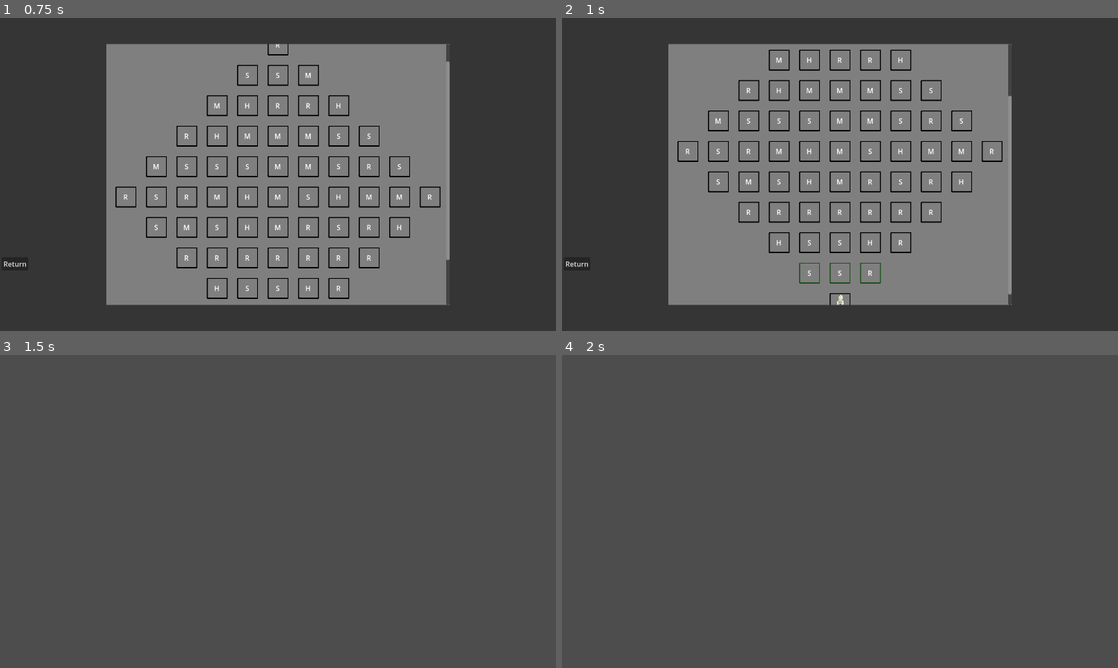
Above: before the commit, frames 1-4 (two rows, left to right).
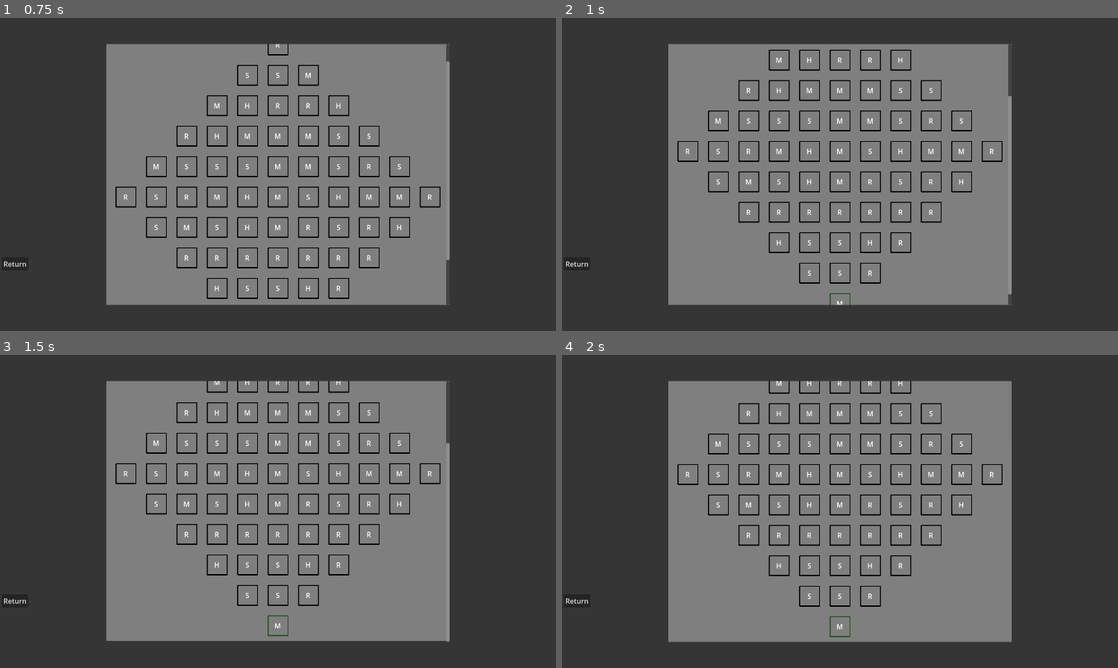
Above: after the commit, the same moments.

Repository: Saplings-Projects/1M_sub
Game: Godot game, scene res://#Scenes/MapUI.tscn
Two runs of this game, one before a commit and one after it. Both use one fixed random seed, a clock stepped at 60 frames per second and the inputs below. This scene is started directly instead of the project's main scene.
Inputs (mouse positions are in pixels of both pictures, inside the frame that each line leads up to):
- Up to frame 1 (0.75 s): tap Enter at 0.5 s; drag from (278, 174) to (333, 105) at 0.52 s
- Up to frame 2 (1 s): no input
- Up to frame 3 (1.5 s): click (250, 583) at 1.27 s
- Up to frame 4 (2 s): no input

Frame 1 is identical in both runs. In frame 2, 0.2% of the frame differs, in the area x 42-58%, y 78-92%; in frame 3, 50%; in frame 4, 51%, in the area x 0-81%, y 8-92%.

Commit message:
Changed player position initialization

Diff:
--- a/Managers/PlayerManager.gd
+++ b/Managers/PlayerManager.gd
@@ -7,33 +7,25 @@
 signal on_player_initialized
 
 var player: Player
-var player_position: Vector2i
+var player_position: Vector2i = Vector2i(-1,-1):
+	set(position):
+		player_position = position
+		is_player_initial_position_set = true
+	get:
+		return player_position
+
+var is_player_initial_position_set: bool
 
 
 func _ready() -> void:
 	player = null
-	MapManager.map_initialized.connect(_set_starting_position)
-
-
-func _set_starting_position() -> void:
-	player_position = _get_starting_position()
+	is_player_initial_position_set = false
 
 
 func set_player(in_player: Player) -> void:
 	player = in_player
 	if player != null:
 		on_player_initialized.emit()
-
-
-func _get_starting_position() -> Vector2i:
-	var current_map_width_array: Array[int] = MapManager.map_width_array
-	var starting_position: Vector2i = Vector2i(0,0)
-
-	var padding_size_first_floor: int = (current_map_width_array.max() - current_map_width_array[0])/2
-
-	starting_position.x = padding_size_first_floor
-
-	return starting_position
 
 
 func is_player_in_room(room: RoomBase) -> bool:
--- a/Map/MapManager.gd
+++ b/Map/MapManager.gd
@@ -1,7 +1,5 @@
 extends Node2D
 ## Class to manage backend for rooms (generation and such)
-
-signal map_initialized
 
 var current_map: MapBase
 var map_width_array: Array[int]
@@ -33,10 +31,11 @@
 	_map.rooms = _grid
 	return _map as MapBase
 
+
 func _ready():
 	map_width_array = [1, 3, 5, 7, 9, 11, 9, 7, 5, 3, 1]
 	current_map = create_map(map_width_array)
-	map_initialized.emit()
+
 
 func is_map_initialized() -> bool:
 	return current_map != null
--- a/UI/MapUI.gd
+++ b/UI/MapUI.gd
@@ -27,7 +27,12 @@
 
 	var current_map: MapBase = MapManager.current_map
 
-	var accessible_rooms_by_player: Array[RoomBase] = MapMovement.get_accessible_rooms_by_player()
+	var accessible_rooms_by_player: Array[RoomBase] = []
+	# Godot not happy and telling me current_map.rooms is an Array and not an Array[RoomBase]
+	# because we can't have nested typing in array, so need to use assign for type conversion
+	accessible_rooms_by_player.assign(current_map.rooms[0])
+	if PlayerManager.is_player_initial_position_set:
+		accessible_rooms_by_player = MapMovement.get_accessible_rooms_by_player()
 
 	# Create New Room Object to append to the room container
 	var new_room: Control = room_ui.instantiate()
